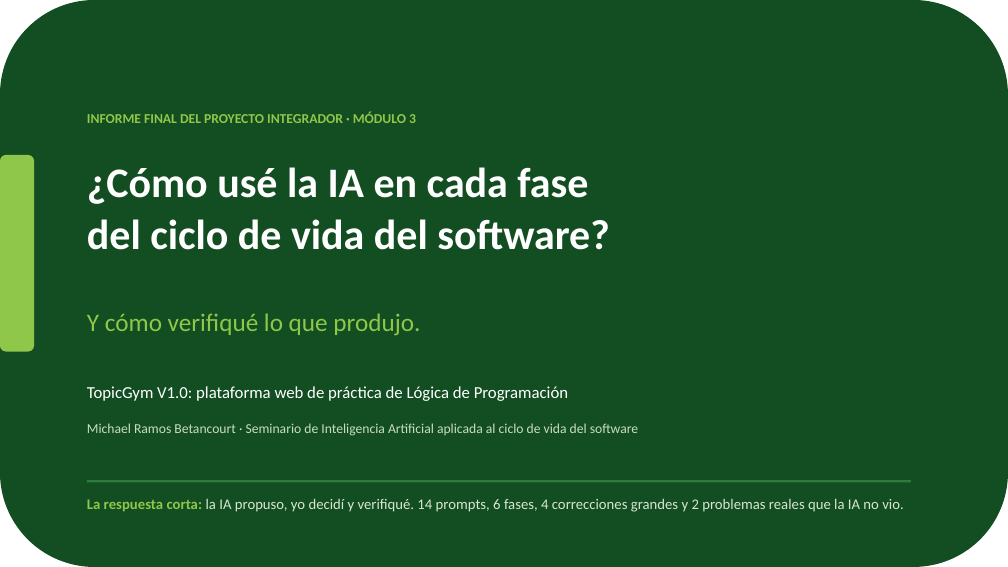
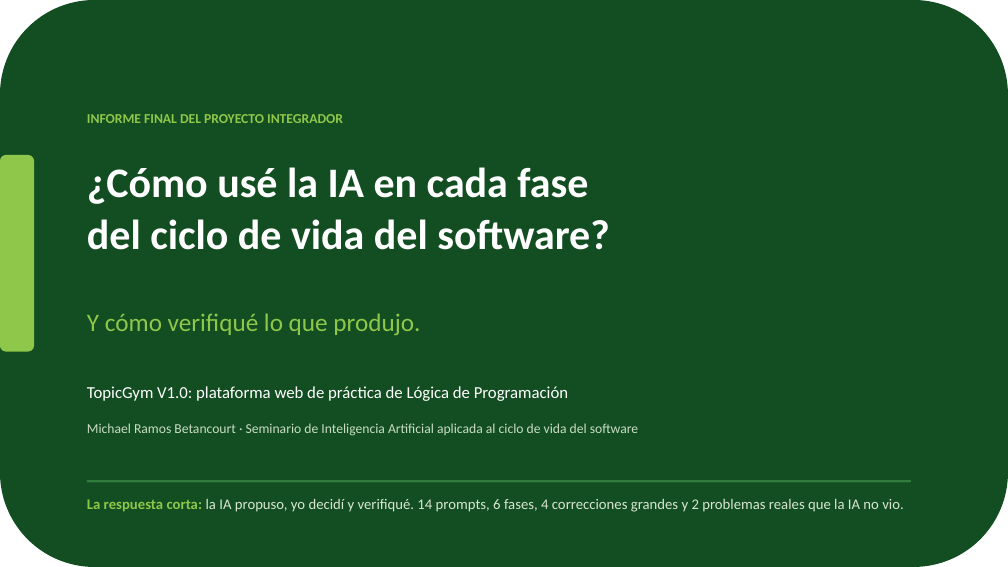
Before and after one commit to MaNDress78/14-11-2026, a slide deck: slide 1 of documentos/semana8/TopicGym_sustentacion_informe_final.pptx. Drawn at 1008x567 pixels with LibreOffice and Linux fonts; fonts in the diff are those of the drawing. Boxes give left, top, right and bottom in pixels: in the first picture for what was removed or moved away, otherwise in the second. Text is boxed around its words. In the diff, an @@ line names an element or a change of style, - is before the commit and + after.

```diff
--- a/documentos/semana8/TopicGym_sustentacion_informe_final.pptx
+++ b/documentos/semana8/TopicGym_sustentacion_informe_final.pptx
@@ text at (87,114,343,123): text changed @@
-INFORME FINAL DEL PROYECTO INTEGRADOR · MÓDULO 3
+INFORME FINAL DEL PROYECTO INTEGRADOR
```
Also in this commit, not shown: 2 other slides changed, 2 slides added, 2 slides removed, 1 other file.
